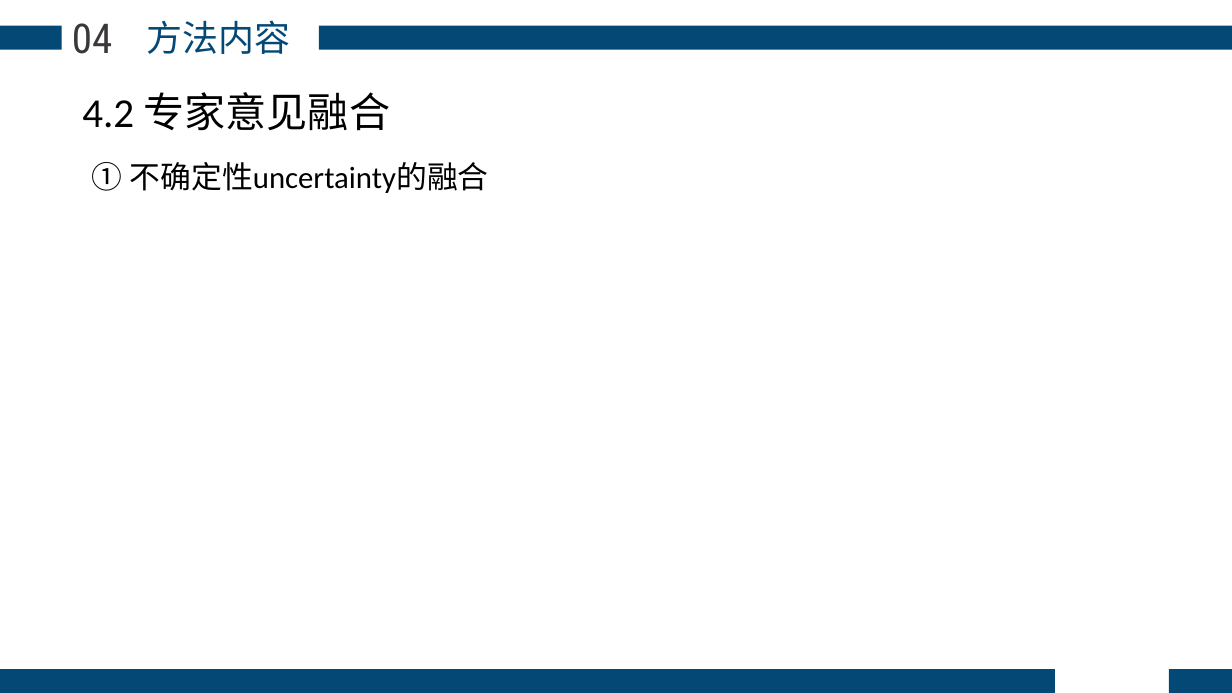
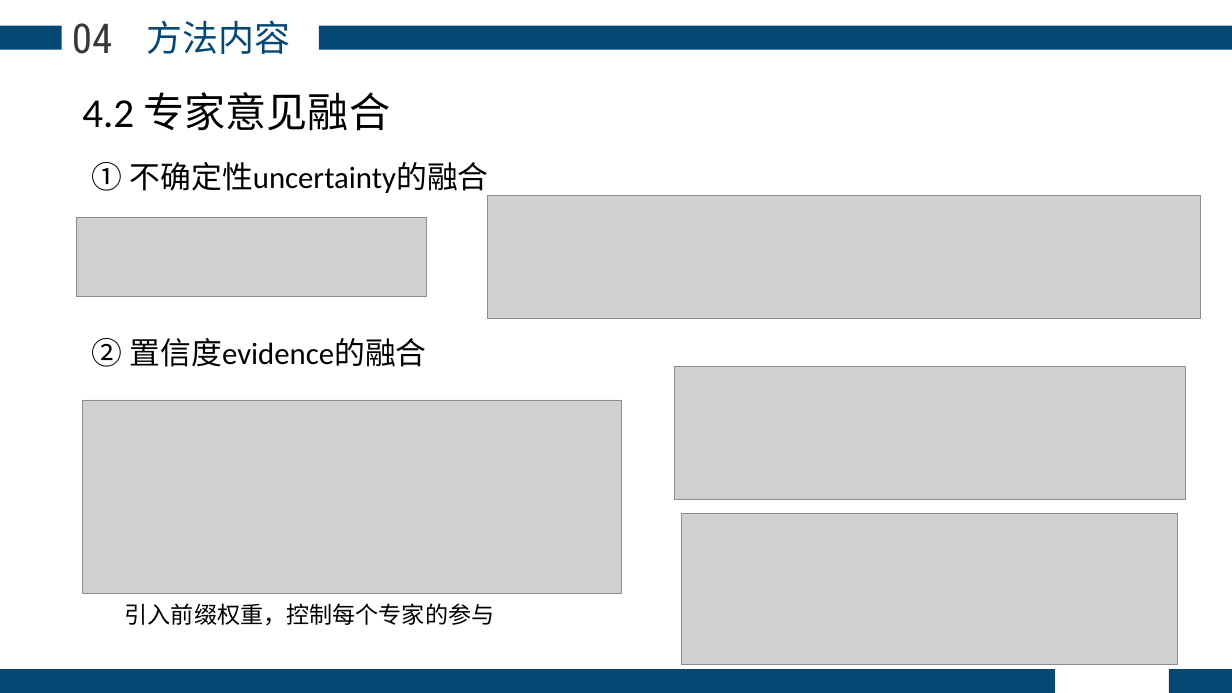
Before and after one commit to phuan-s/remote-repo, a slide deck: slide 11 of 研一上论文分享.pptx. Drawn at 1232x693 pixels with LibreOffice and Linux fonts; fonts in the diff are those of the drawing; grey boxes stand for pictures. Boxes give left, top, right and bottom in pixels: in the first picture for what was removed or moved away, otherwise in the second. Text is boxed around its words. In the diff, an @@ line names an element or a change of style, - is before the commit and + after.

```diff
--- a/研一上论文分享.pptx
+++ b/研一上论文分享.pptx
@@ picture added at box(487, 195, 1201, 319) @@
@@ picture added at box(76, 217, 426, 297) @@
@@ text added at box(92, 338, 427, 367), 24 pt, text #000000 @@
+② 置信度evidence的融合
@@ picture added at box(675, 366, 1186, 499) @@
@@ picture added at box(83, 400, 622, 594) @@
@@ picture added at box(682, 514, 1178, 665) @@
@@ text added at box(125, 603, 495, 626), 18 pt, text #000000 @@
+引入前缀权重，控制每个专家的参与
```
Also in this commit, not shown: 1 other slide changed, 2 slides added, 13 other files.
